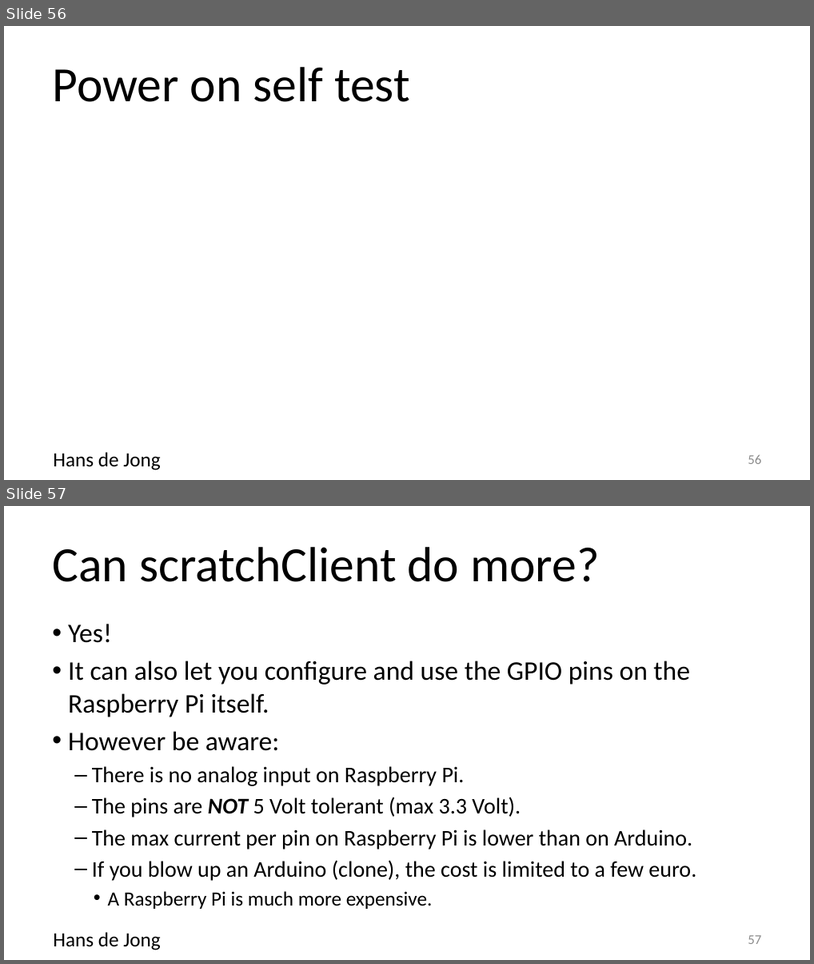
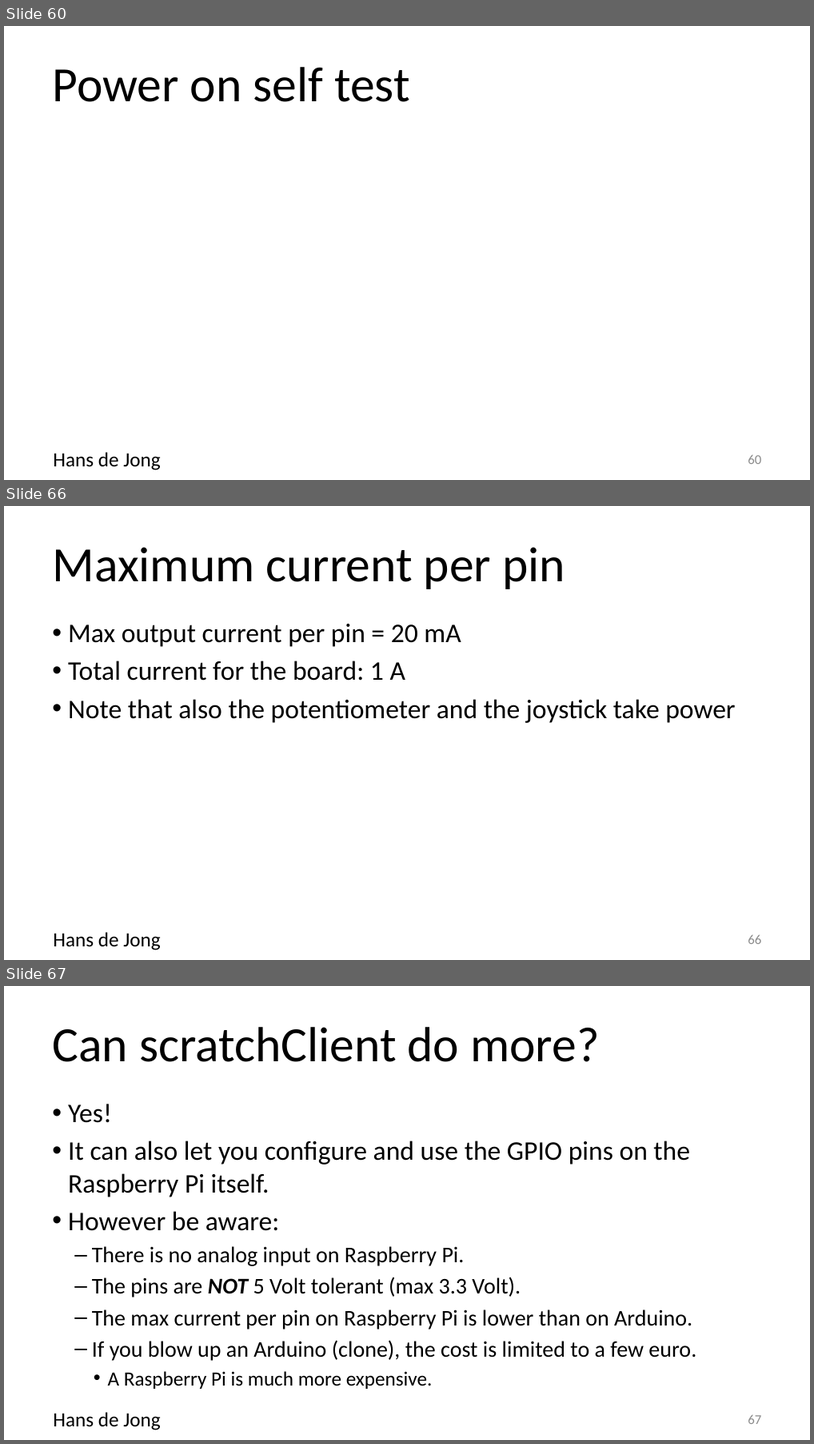
Before and after one commit to hansdejongehv/Weekendschool-PiAndMore, a slide deck: PiAndMore/Part-1--Breadboard/PiAndMore workshop physical computing with Arduino - part 1 - Beginners and Advanced.v0.3.pptx. Shown one above the other, each under a label of ours: slides 56 and 57 before the commit, slides 60, 66 and 67 after it; the slides between them are not shown. The pictures are 814x964 and 814x1444 pixels, drawn with LibreOffice and Linux fonts; fonts in the diff are those of the drawing; background and template pictures are left out. Boxes give left, top, right and bottom in pixels: in the first picture for what was removed or moved away, otherwise in the second. Text is boxed around its words. In the diff, an @@ line names an element or a change of style, - is before the commit and + after.

```diff
--- a/PiAndMore/Part-1--Breadboard/PiAndMore workshop physical computing with Arduino - part 1 - Beginners and Advanced.v0.3.pptx
+++ b/PiAndMore/Part-1--Breadboard/PiAndMore workshop physical computing with Arduino - part 1 - Beginners and Advanced.v0.3.pptx
@@ slide 66 added at (x1=4, y1=506, x2=810, y2=960), background #FFFFFF; not listed: 1 template element that a slide beside it also shows @@
@@ title added at (x1=52, y1=547, x2=566, y2=589), 44 pt, text #000000 @@
+Maximum current per pin
@@ text added at (x1=68, y1=624, x2=735, y2=723), 24 pt, text #000000 @@
+• Max output current per pin = 20 mA
+• Total current for the board: 1 A
+• Note that also the potentiometer and the joystick take power
@@ page number added at (x1=748, y1=935, x2=762, y2=944), 12 pt, text #8C8C8C @@
+66
@@ what was slide 56 is now slide 60 @@
@@ page number at (x1=748, y1=455, x2=762, y2=464): text changed @@
-56
+60
@@ what was slide 57 is now slide 67 @@
@@ page number at (x1=748, y1=1415, x2=762, y2=1424): text changed @@
-57
+67
```
Also in this commit, not shown: 1 slide changed, 12 other slides added.
